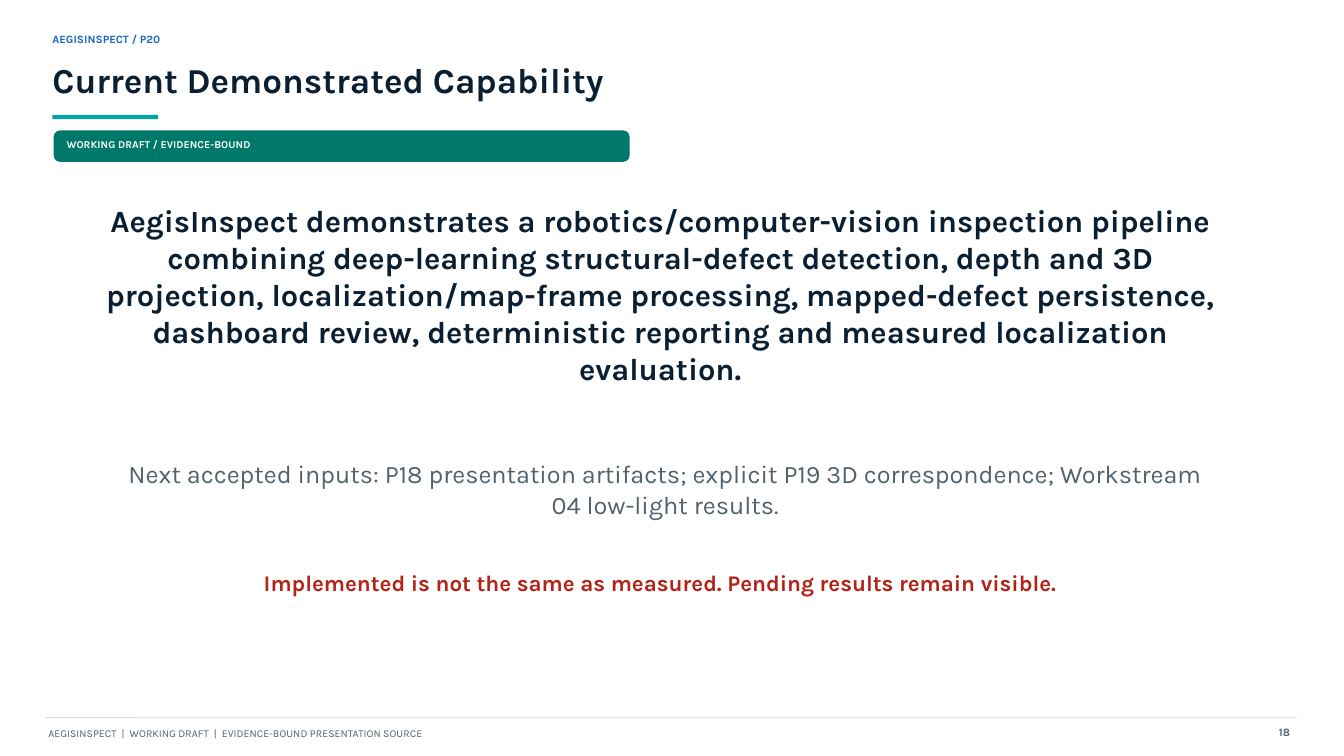
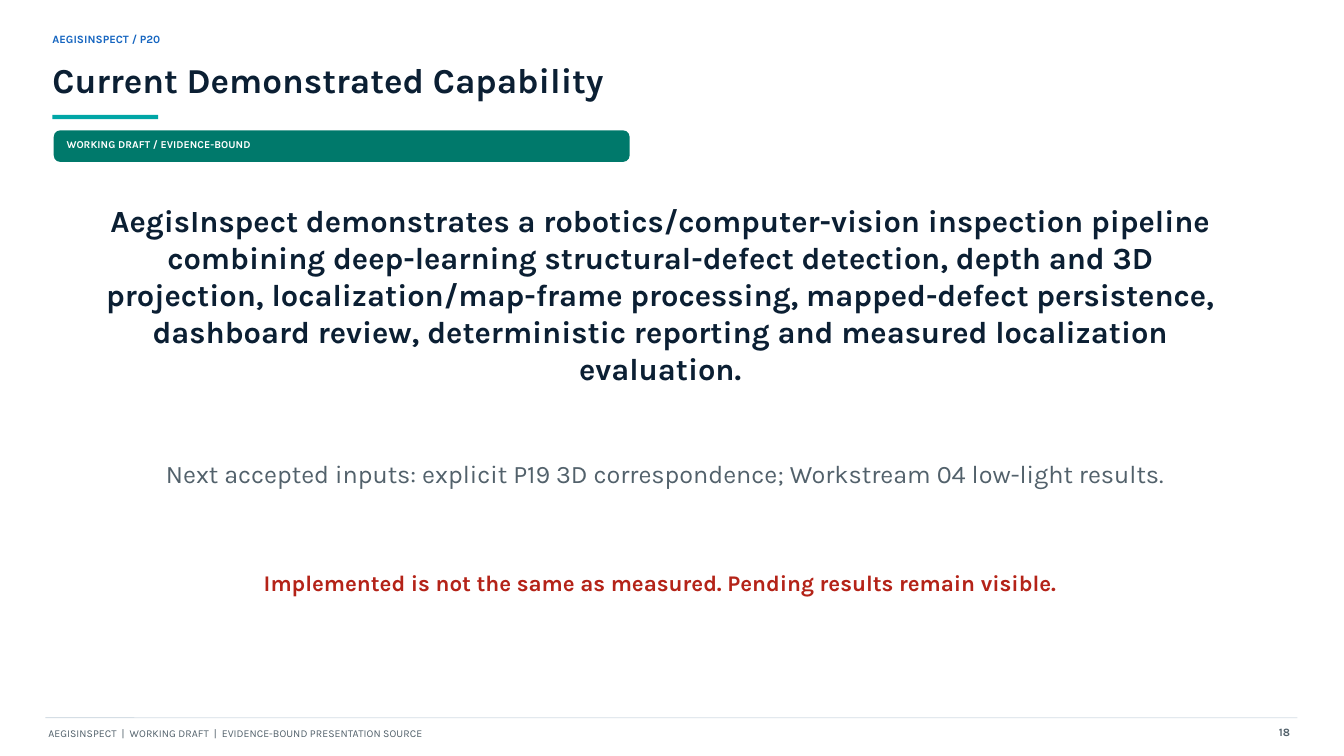
Before and after one commit to AritraAcherjee/autonomous-drone-infrastructure-inspection, a slide deck: slide 18 of outputs/presentation/AegisInspect_P20_working_draft.pptx. Drawn at 1344x756 pixels with LibreOffice and Linux fonts; fonts in the diff are those of the drawing. Boxes give left, top, right and bottom in pixels: in the first picture for what was removed or moved away, otherwise in the second. Text is boxed around its words. In the diff, an @@ line names an element or a change of style, - is before the commit and + after.

```diff
--- a/outputs/presentation/AegisInspect_P20_working_draft.pptx
+++ b/outputs/presentation/AegisInspect_P20_working_draft.pptx
@@ text at <box>166,465,1164,489</box>: text changed @@
-Next accepted inputs: P18 presentation artifacts; explicit P19 3D correspondence; Workstream 04 low-light results.
+Next accepted inputs: explicit P19 3D correspondence; Workstream 04 low-light results.
```
Also in this commit, not shown: 11 other slides changed, 2 slides added, 2 slides removed, 21 other files.
